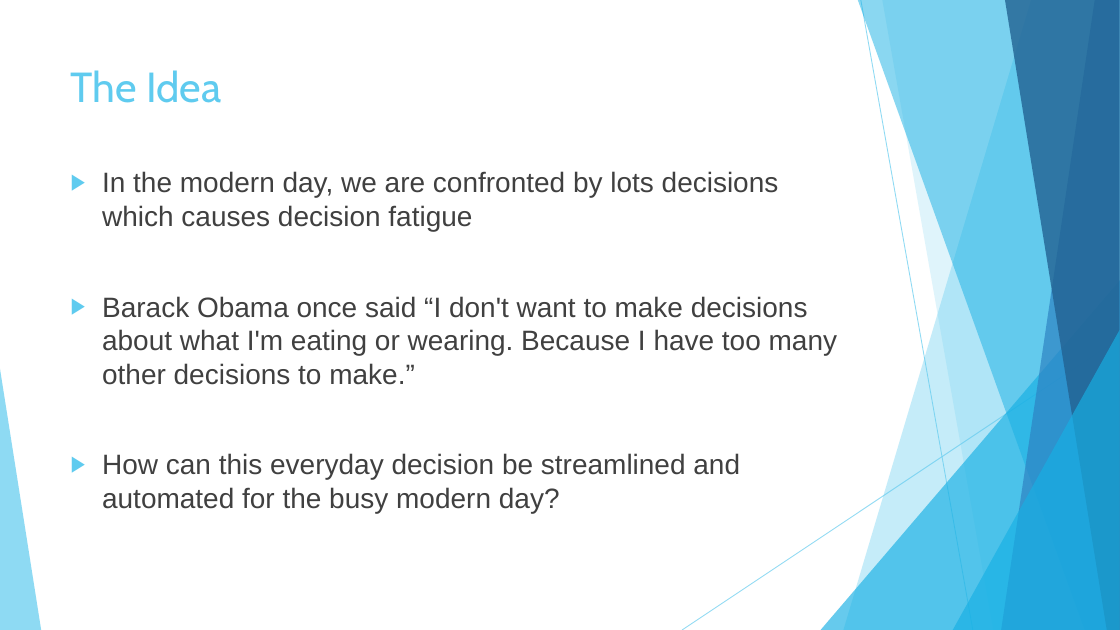
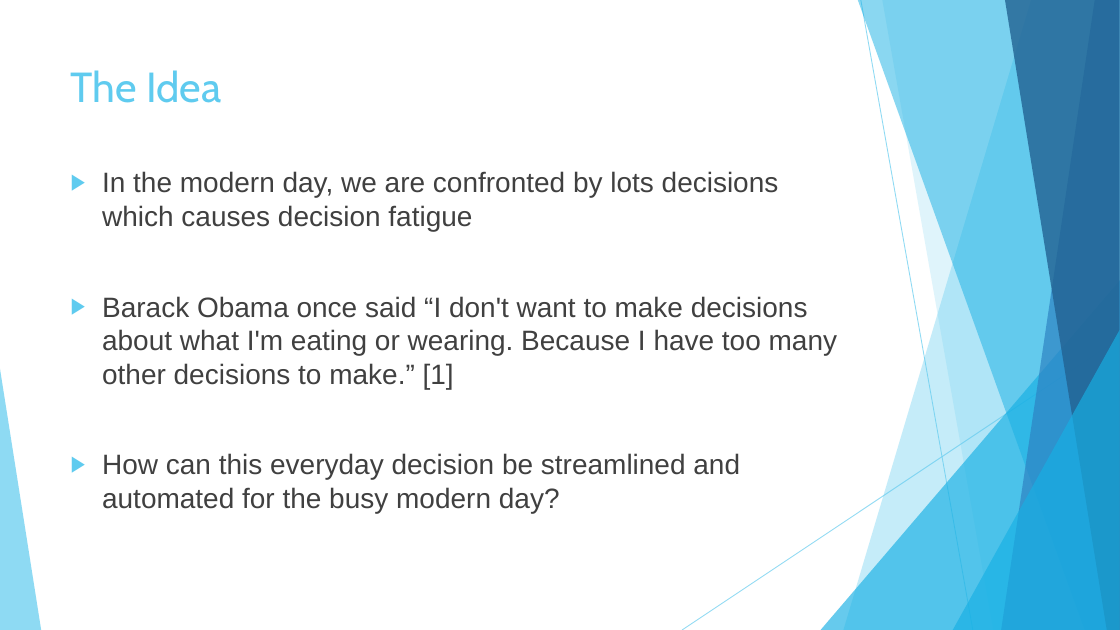
Before and after one commit to kmck712/FYP, a slide deck: slide 2 of porjectPosterThing.pptx. Drawn at 1120x630 pixels with LibreOffice and Linux fonts; fonts in the diff are those of the drawing. Boxes give left, top, right and bottom in pixels: in the first picture for what was removed or moved away, otherwise in the second. Text is boxed around its words. In the diff, an @@ line names an element or a change of style, - is before the commit and + after.

```diff
--- a/porjectPosterThing.pptx
+++ b/porjectPosterThing.pptx
@@ text at box(102, 296, 837, 389): text changed @@
-▶ Barack Obama once said “I don't want to make decisions about what I'm eating or wearing. Because I have too many other decisions to make.”
+▶ Barack Obama once said “I don't want to make decisions about what I'm eating or wearing. Because I have too many other decisions to make.” [1]
```
Also in this commit, not shown: 6 other slides changed, 1 slide added, 47 other files.
